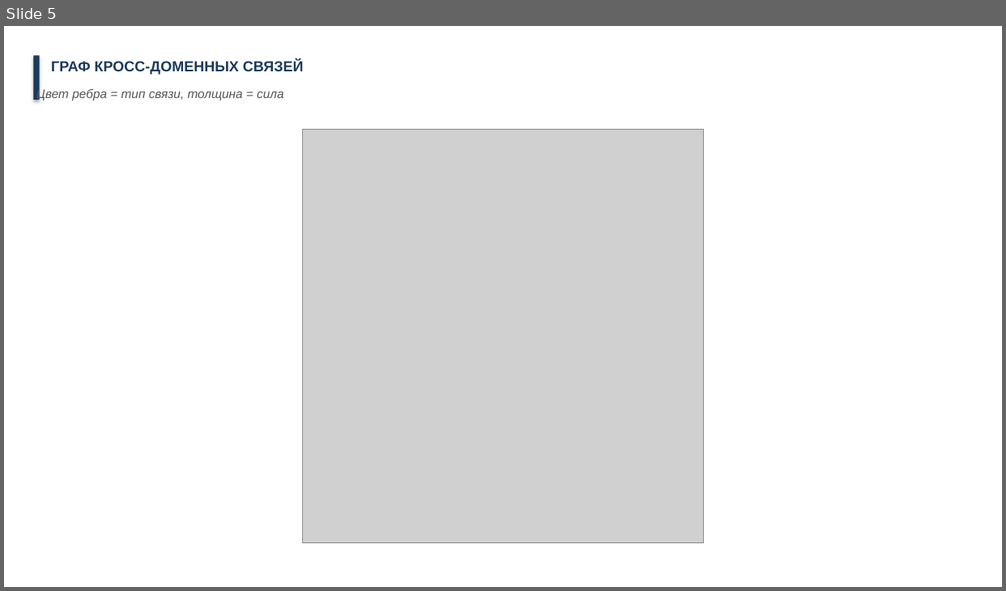
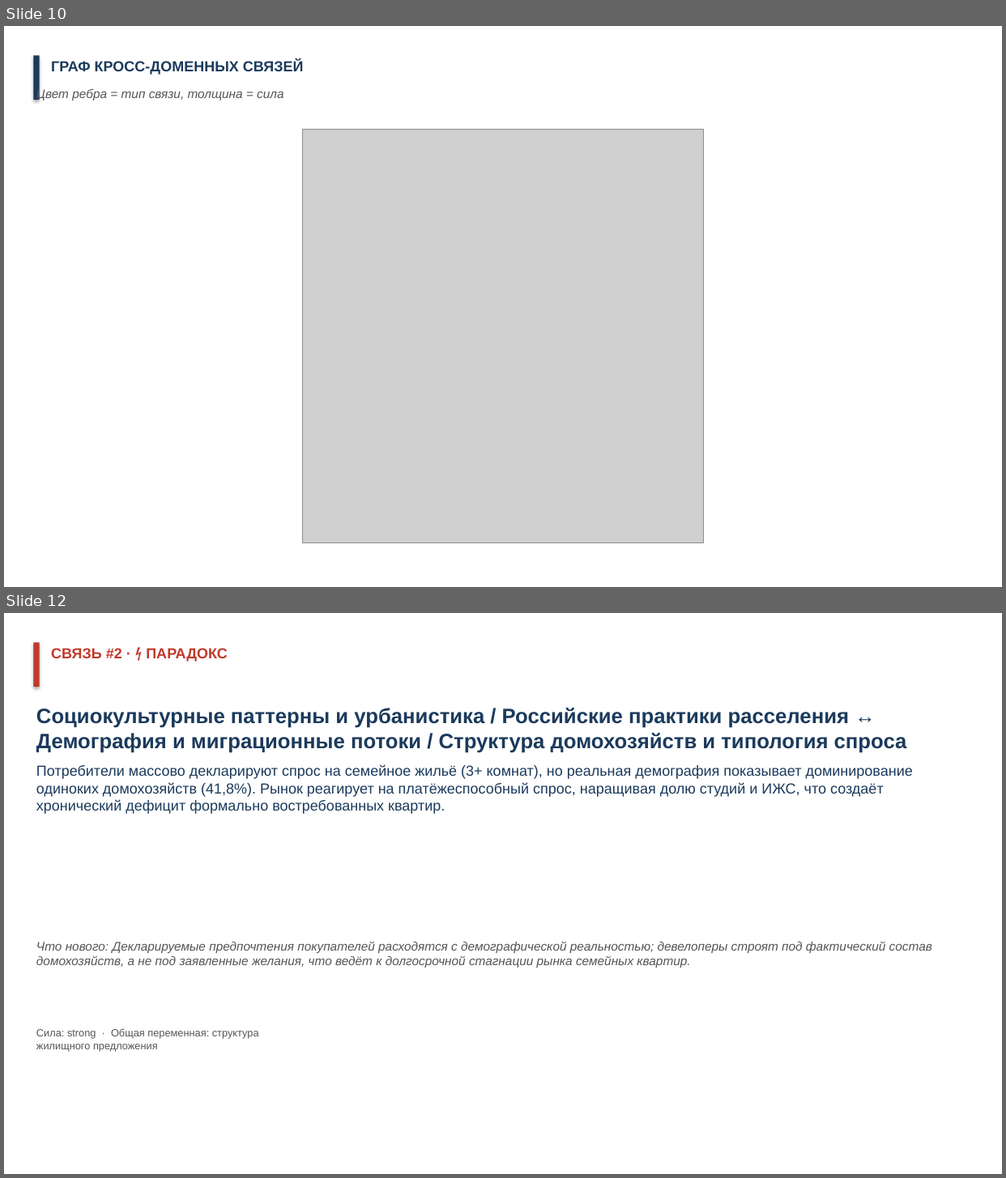
Before and after one commit to druzhkin/smart-report, a slide deck: reports/20260415-world-trends-housing.pptx. Shown one above the other, each under a label of ours: slide 5 before the commit, slides 10 and 12 after it; the slides between them are not shown. The pictures are 1006x591 and 1006x1178 pixels, drawn with LibreOffice and Linux fonts; fonts in the diff are those of the drawing; grey boxes stand for pictures. Boxes give left, top, right and bottom in pixels: in the first picture for what was removed or moved away, otherwise in the second. Text is boxed around its words. In the diff, an @@ line names an element or a change of style, - is before the commit and + after.

```diff
--- a/reports/20260415-world-trends-housing.pptx
+++ b/reports/20260415-world-trends-housing.pptx
@@ slide 12 added at bbox=[4, 613, 1002, 1174], background #FFFFFF @@
@@ rectangle added at bbox=[33, 642, 39, 687], fill #C0392B @@
@@ text added at bbox=[51, 648, 228, 662], 14 pt, text #C0392B, bold @@
+СВЯЗЬ #2 · ⚡ ПАРАДОКС
@@ text added at bbox=[36, 708, 907, 753], 20 pt, text #1B3A5C, bold @@
+Социокультурные паттерны и урбанистика / Российские практики расселения ↔ Демография и миграционные потоки / Структура домохозяйств и типология спроса
@@ text added at bbox=[36, 764, 913, 814], 14 pt, text #1B3A5C @@
+Потребители массово декларируют спрос на семейное жильё (3+ комнат), но реальная демография показывает доминирование одиноких домохозяйств (41,8%). Рынок реагирует на платёжеспособный спрос, наращивая долю студий и ИЖС, что создаёт хронический дефицит формально востребованных квартир.
@@ text added at bbox=[36, 942, 932, 968], 12 pt, text #555555, italic @@
+Что нового: Декларируемые предпочтения покупателей расходятся с демографической реальностью; девелоперы строят под фактический состав домохозяйств, а не под заявленные желания, что ведёт к долгосрочной стагнации рынка семейных квартир.
@@ text added at bbox=[36, 1029, 259, 1052], 10 pt, text #555555 @@
+Сила: strong · Общая переменная: структура жилищного предложения
@@ what was slide 5 is now slide 10 @@
```
Also in this commit, not shown: 3 slides changed, 8 other slides added, 1 slide removed, 9 other files.
